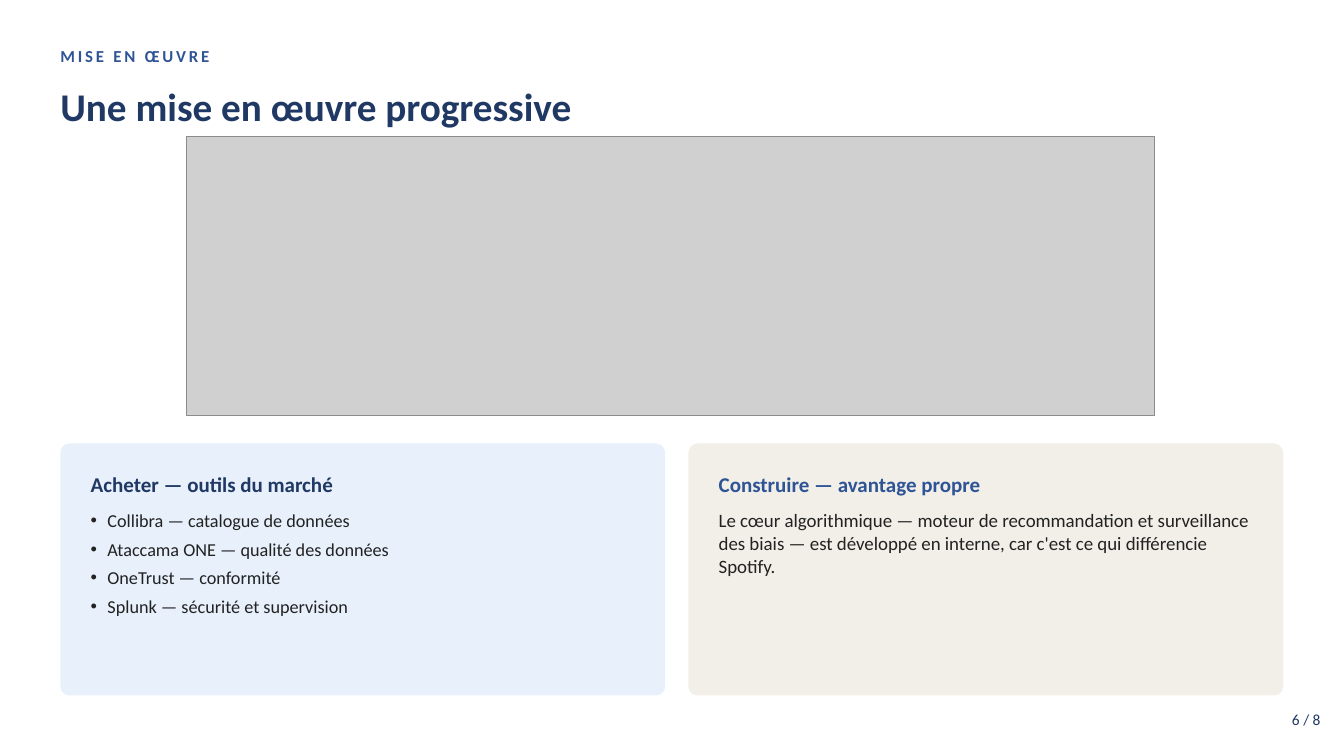
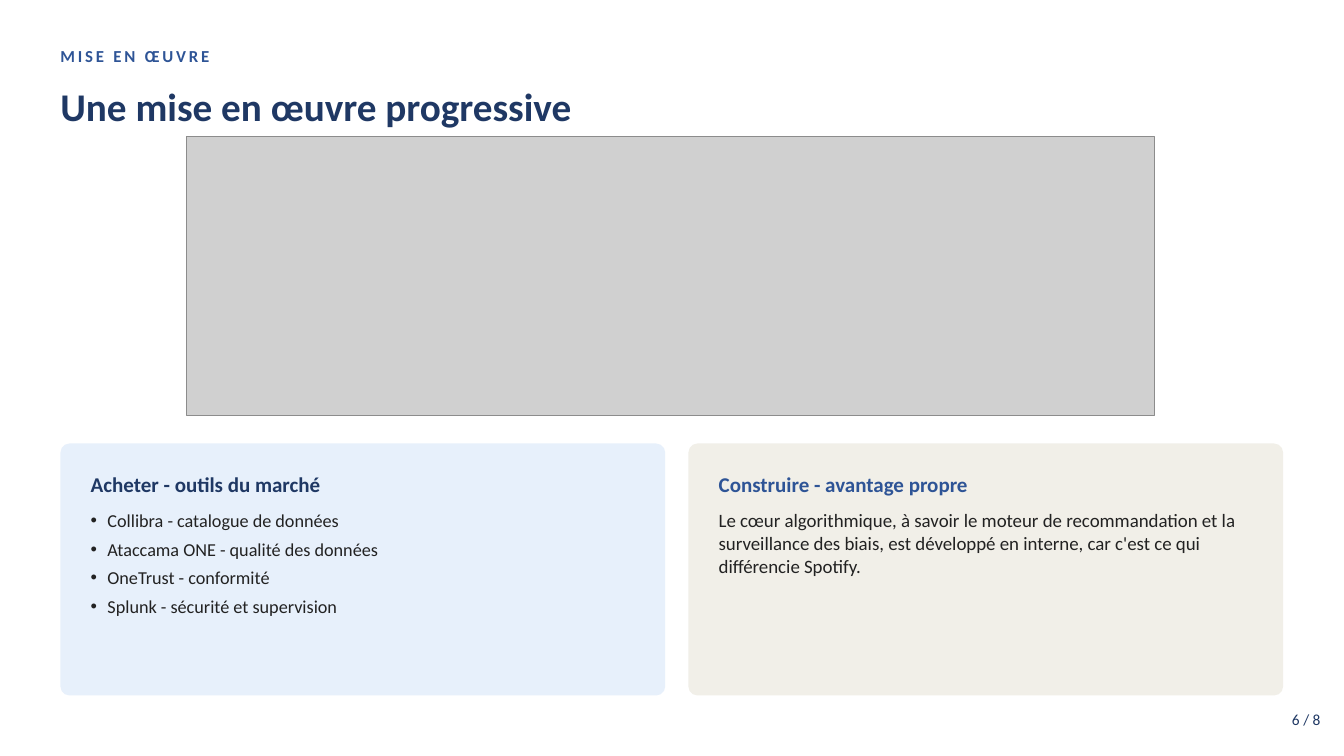
Before and after one commit to AichaFa/3-Projets_Lead, a slide deck: slide 6 of 1_Spotify_Data_Governance/versions_docx_ppt/4_Presentation_Gouvernance_Spotify.pptx. Drawn at 1344x756 pixels with LibreOffice and Linux fonts; fonts in the diff are those of the drawing; grey boxes stand for pictures. Boxes give left, top, right and bottom in pixels: in the first picture for what was removed or moved away, otherwise in the second. Text is boxed around its words. In the diff, an @@ line names an element or a change of style, - is before the commit and + after.

Commit message:
Présentation : tirets longs remplacés sur la diapositive 6

```diff
--- a/1_Spotify_Data_Governance/versions_docx_ppt/4_Presentation_Gouvernance_Spotify.pptx
+++ b/1_Spotify_Data_Governance/versions_docx_ppt/4_Presentation_Gouvernance_Spotify.pptx
@@ text at (x1=91, y1=477, x2=320, y2=492): text changed @@
-Acheter — outils du marché
+Acheter - outils du marché
@@ text at (x1=719, y1=477, x2=968, y2=496): text changed @@
-Construire — avantage propre
+Construire - avantage propre
@@ text at (x1=107, y1=514, x2=378, y2=616): text changed @@
-• Collibra — catalogue de données
-• Ataccama ONE — qualité des données
-• OneTrust — conformité
-• Splunk — sécurité et supervision
+• Collibra - catalogue de données
+• Ataccama ONE - qualité des données
+• OneTrust - conformité
+• Splunk - sécurité et supervision
@@ text at (x1=719, y1=514, x2=1235, y2=576): text changed @@
-Le cœur algorithmique — moteur de recommandation et surveillance des biais — est développé en interne, car c'est ce qui différencie Spotify.
+Le cœur algorithmique, à savoir le moteur de recommandation et la surveillance des biais, est développé en interne, car c'est ce qui différencie Spotify.
```
Also in this commit, not shown: 1 other file.
